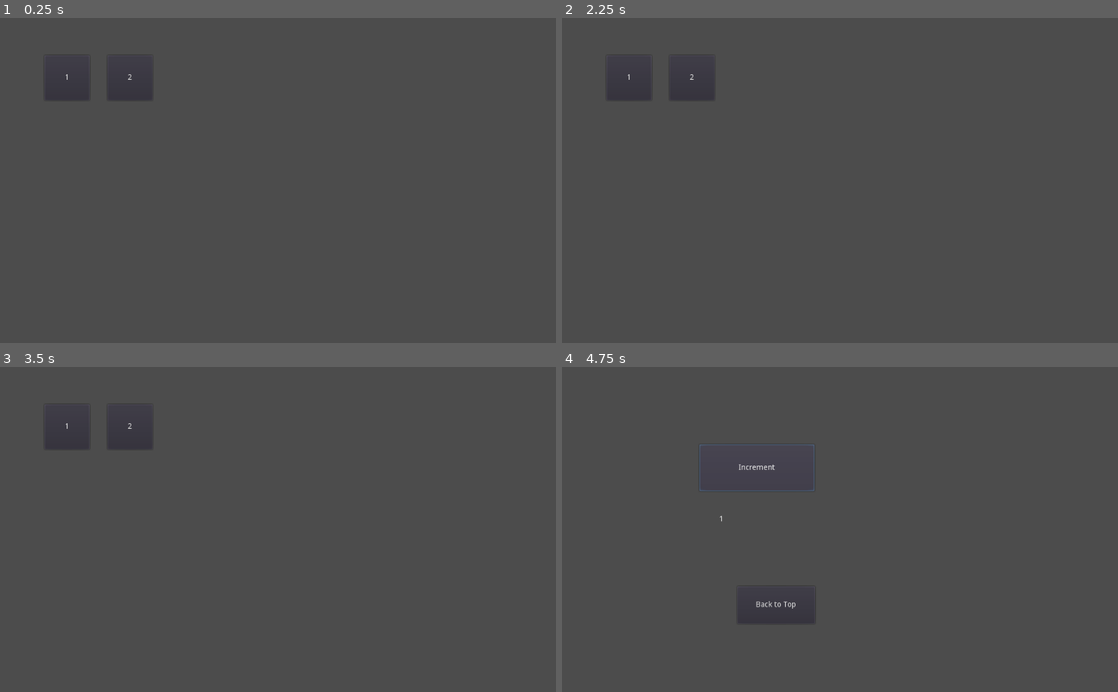
Above: before the commit, frames 1-4 (two rows, left to right).
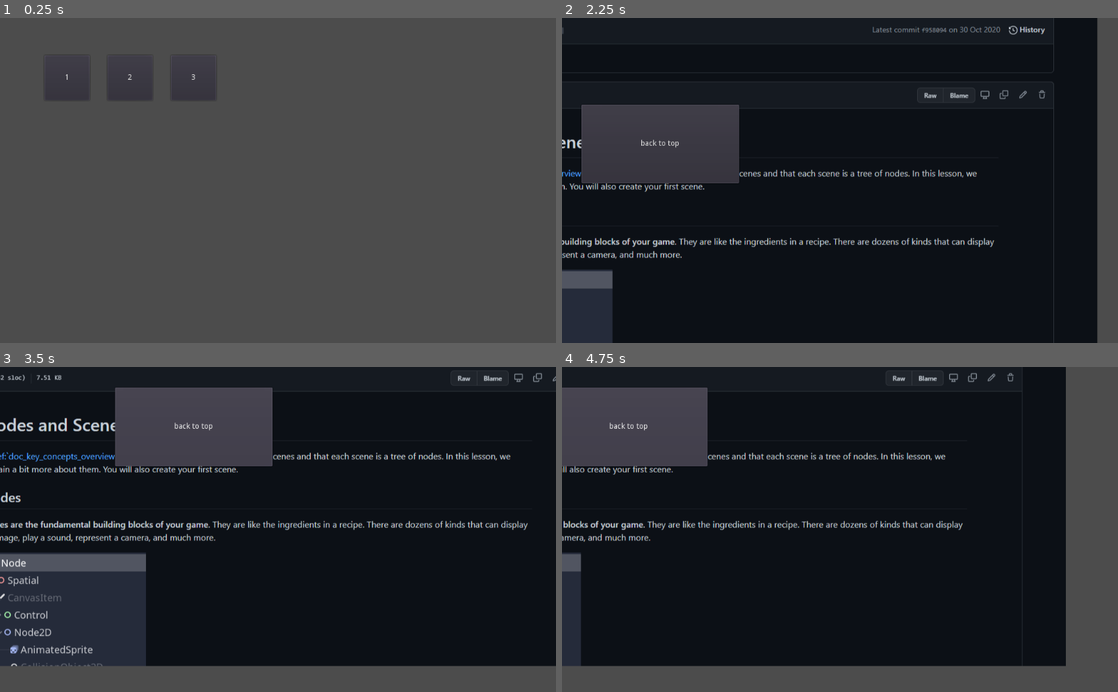
Above: after the commit, the same moments.

Repository: jiro4989/godot_practice
Game: Godot game, scene res://Top.tscn
Same seed, same stepped clock (60 frames per second), same inputs: the game is played once before the commit and once after it. The engine's default icon, where the game draws it, is replaced by a stand-in: a white triangle on a blue panel in a dark square.
Inputs (mouse positions are in pixels of both pictures, inside the frame that each line leads up to):
- Up to frame 1 (0.25 s): no input
- Up to frame 2 (2.25 s): click "2" at 0.5 s; click "Back to Top" at 1.25 s; click (756, 76) at 2 s, where only the run after the commit has a clickable "3"
- Up to frame 3 (3.5 s): click (100, 493) at 2.75 s, where only the run after the commit has a clickable "back to top"
- Up to frame 4 (4.75 s): click (628, 425) at 3.5 s, where only the run before the commit has a clickable "1"; click "Increment" (after the commit: "back to top") at 4.25 s

The runs differ from the first frame. In frame 1, less than 0.1% of the frame differs, in the area x 34-36%, y 17-20%; in frame 2, 89%, in the area x 0-97%, y 0-100%; in frame 3, 83%; in frame 4, 77%.

Commit message:
戻れるように

Diff:
--- a/Top.gd
+++ b/Top.gd
@@ -13,3 +13,6 @@
 
 func _on_Button002_pressed():
 	get_tree().change_scene("res://s002_keyinput/Scene.tscn")
+
+func _on_Button003_pressed():
+	get_tree().change_scene("res://s003_move_camera/Scene.tscn")
--- a/Top.tscn
+++ b/Top.tscn
@@ -34,5 +34,17 @@
 "_edit_use_anchors_": false
 }
 
+[node name="Button003" type="Button" parent="Control"]
+margin_left = 315.0
+margin_top = 69.0
+margin_right = 398.0
+margin_bottom = 152.0
+rect_pivot_offset = Vector2( 101, 107 )
+text = "3"
+__meta__ = {
+"_edit_use_anchors_": false
+}
+
 [connection signal="pressed" from="Control/Button001" to="." method="_on_Button001_pressed"]
 [connection signal="pressed" from="Control/Button002" to="." method="_on_Button002_pressed"]
+[connection signal="pressed" from="Control/Button003" to="." method="_on_Button003_pressed"]
--- a/s003_move_camera/Camera.gd
+++ b/s003_move_camera/Camera.gd
@@ -7,3 +7,7 @@
 
 func _process(delta):
 	offset = get_viewport().get_mouse_position()
+
+
+func _on_Button_pressed():
+	get_tree().change_scene("res://Top.tscn")
--- a/s003_move_camera/Scene.tscn
+++ b/s003_move_camera/Scene.tscn
@@ -13,3 +13,15 @@
 position = Vector2( 365, 246 )
 current = true
 script = ExtResource( 1 )
+
+[node name="Button" type="Button" parent="."]
+margin_left = 246.0
+margin_top = 217.0
+margin_right = 536.0
+margin_bottom = 362.0
+text = "back to top"
+__meta__ = {
+"_edit_use_anchors_": false
+}
+
+[connection signal="pressed" from="Button" to="Camera2D" method="_on_Button_pressed"]
